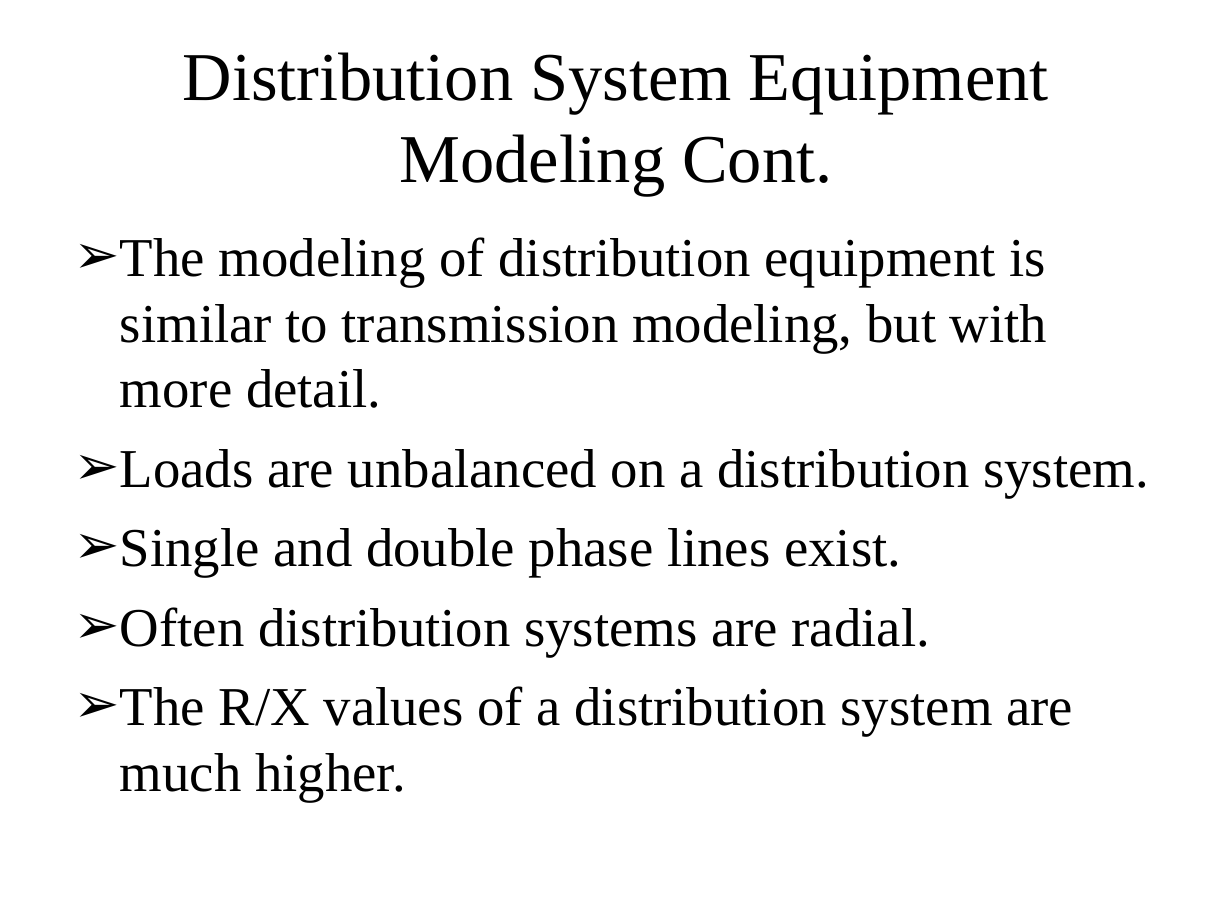
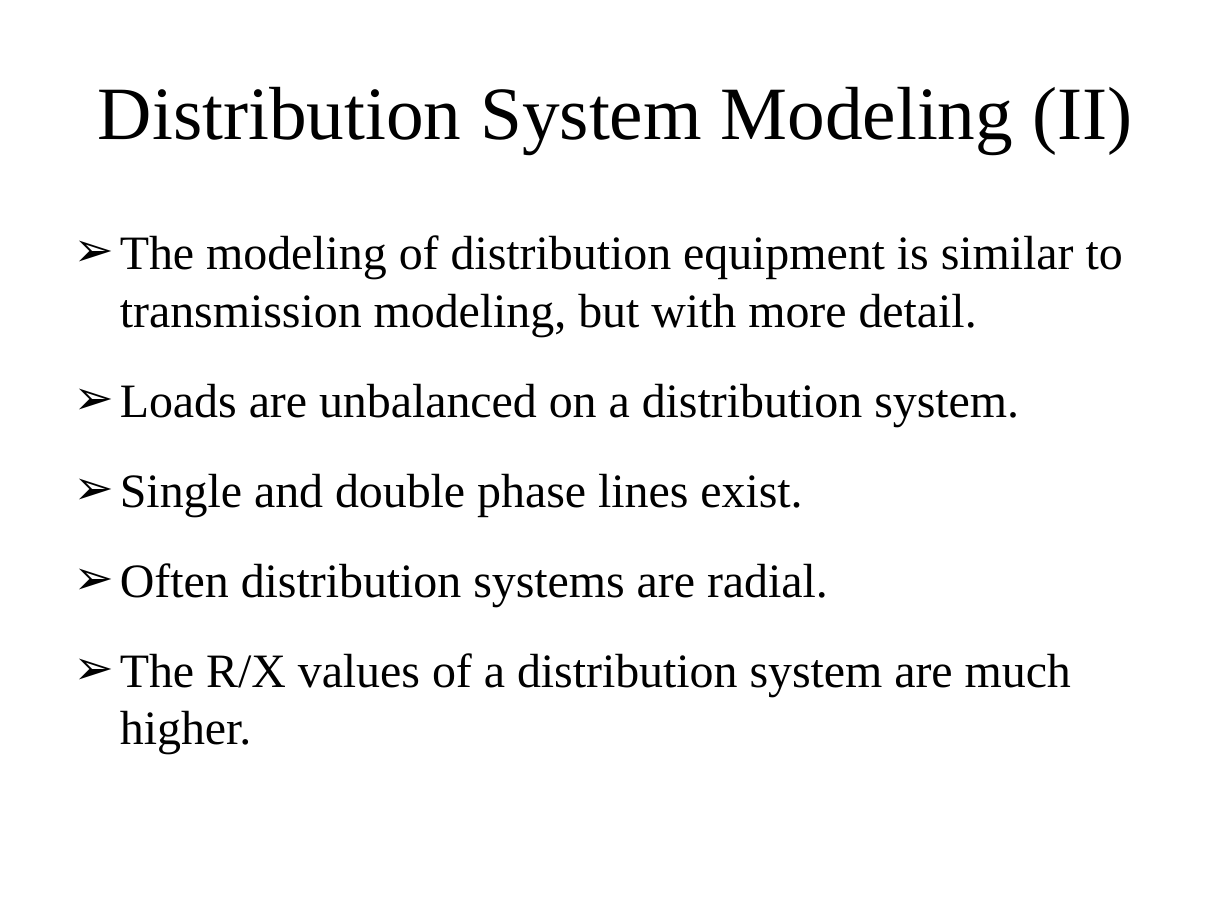
Before and after one commit to gridlab-d/course, a slide deck: slide 5 of FourDayCourse/4.1 - Powerflow Module.ppt. Drawn at 1232x924 pixels with LibreOffice and Linux fonts; fonts in the diff are those of the drawing. Boxes give left, top, right and bottom in pixels: in the first picture for what was removed or moved away, otherwise in the second. Text is boxed around its words. In the diff, an @@ line names an element or a change of style, - is before the commit and + after.

```diff
--- a/FourDayCourse/4.1 - Powerflow Module.ppt
+++ b/FourDayCourse/4.1 - Powerflow Module.ppt
@@ title at bbox=[98, 86, 1132, 154]: text changed; size 40 to 44 pt @@
-Distribution System Equipment Modeling Cont.
+Distribution System Modeling (II)
@@ text "The modeling of distribution equipment ..." at bbox=[120, 235, 1123, 754]: size 32 to 28 pt; more space between paragraphs @@
```
Also in this commit, not shown: 30 other slides changed, 2 slides added, 5 slides removed.
